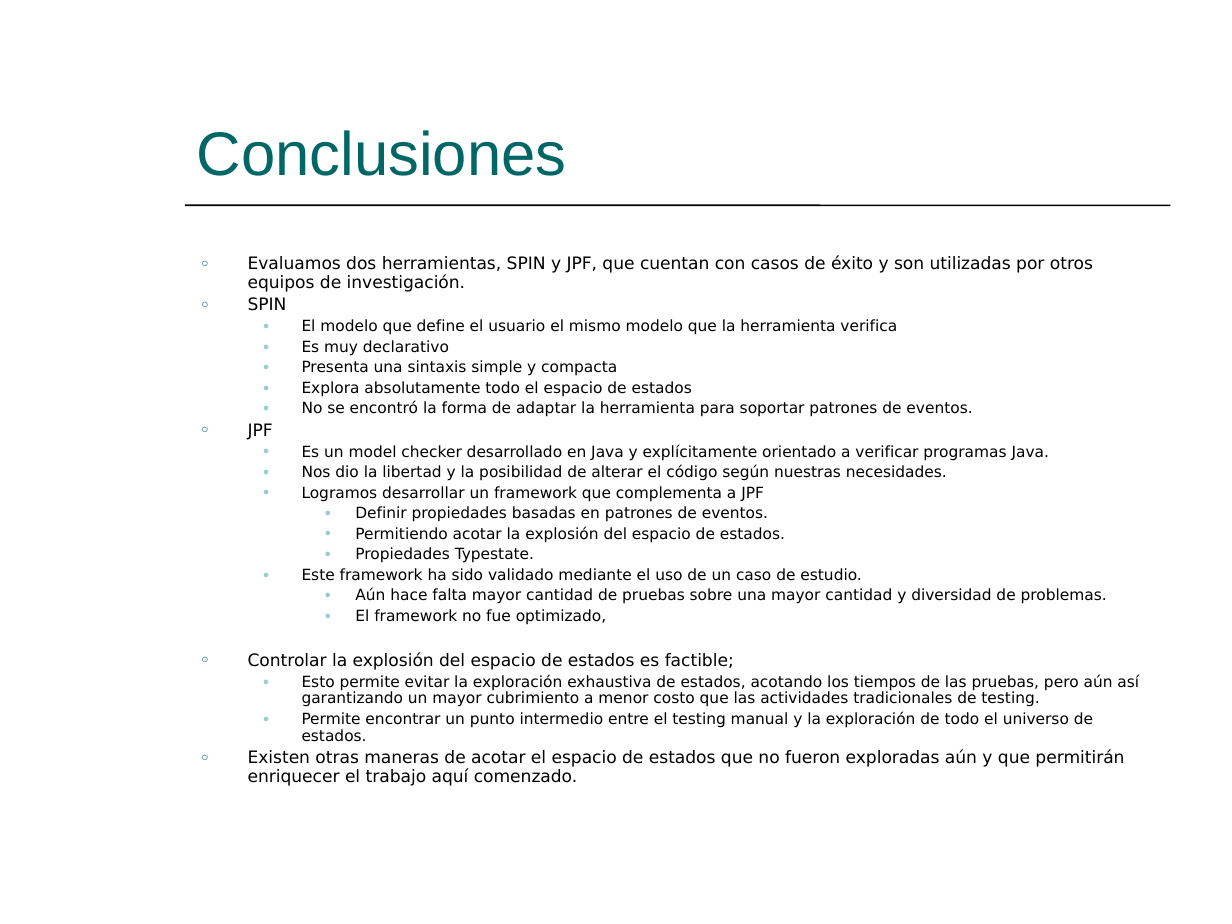
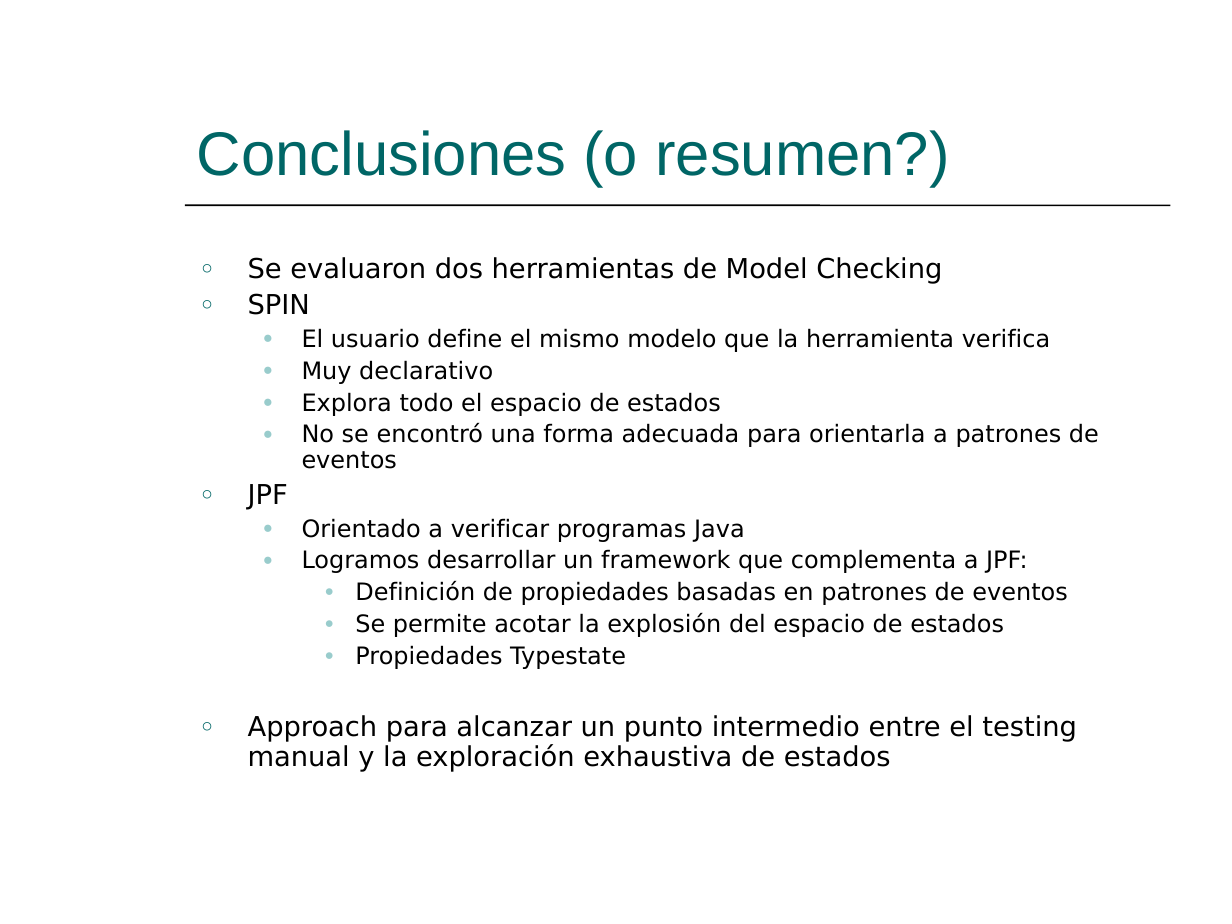
Before and after one commit to hugomelendez/tesis-jpf-2006, a slide deck: slide 45 of tesis-doc/Presentación.ppt (slide 44 before the commit). Drawn at 1232x924 pixels with LibreOffice and Linux fonts; fonts in the diff are those of the drawing. Boxes give left, top, right and bottom in pixels: in the first picture for what was removed or moved away, otherwise in the second. Text is boxed around its words. In the diff, an @@ line names an element or a change of style, - is before the commit and + after.

```diff
--- a/tesis-doc/Presentación.ppt
+++ b/tesis-doc/Presentación.ppt
@@ title at [197,130,949,187]: text changed @@
-Conclusiones
+Conclusiones (o resumen?)
@@ text at [248,257,942,284]: text changed; size 10 to 16 pt @@
-○ Evaluamos dos herramientas, SPIN y JPF, que cuentan con casos de éxito y son utilizadas por otros equipos de investigación.
+○ Se evaluaron dos herramientas de Model Checking
@@ text at [248,293,310,315]: size 10 to 16 pt in "SPIN", "JPF"; more space between paragraphs @@
@@ text at [302,328,1099,469]: text changed; size 9 to 14 pt @@
-  ● El modelo que define el usuario el mismo modelo que la herramienta verifica
-  ● Es muy declarativo
-  ● Presenta una sintaxis simple y compacta
-  ● Explora absolutamente todo el espacio de estados
-  ● No se encontró la forma de adaptar la herramienta para soportar patrones de eventos.
+  ● El usuario define el mismo modelo que la herramienta verifica
+  ● Muy declarativo
+  ● Explora todo el espacio de estados
+  ● No se encontró una forma adecuada para orientarla a patrones de eventos
@@ text at [248,518,1077,772]: text changed; size 9 to 14 pt @@
-  ● Es un model checker desarrollado en Java y explícitamente orientado a verificar programas Java.
-  ● Nos dio la libertad y la posibilidad de alterar el código según nuestras necesidades.
-  ● Logramos desarrollar un framework que complementa a JPF
-    ● Definir propiedades basadas en patrones de eventos.
-    ● Permitiendo acotar la explosión del espacio de estados.
-    ● Propiedades Typestate.
-  ● Este framework ha sido validado mediante el uso de un caso de estudio.
-    ● Aún hace falta mayor cantidad de pruebas sobre una mayor cantidad y diversidad de problemas.
-    ● El framework no fue optimizado,
-○ Controlar la explosión del espacio de estados es factible;
-  ● Esto permite evitar la exploración exhaustiva de estados, acotando los tiempos de las pruebas, pero aún así garantizando un mayor cubrimiento a menor costo que las actividades tradicionales de testing.
-  ● Permite encontrar un punto intermedio entre el testing manual y la exploración de todo el universo de estados.
-○ Existen otras maneras de acotar el espacio de estados que no fueron exploradas aún y que permitirán enriquecer el trabajo aquí comenzado.
+  ● Orientado a verificar programas Java
+  ● Logramos desarrollar un framework que complementa a JPF:
+    ● Definición de propiedades basadas en patrones de eventos
+    ● Se permite acotar la explosión del espacio de estados
+    ● Propiedades Typestate
+○ Approach para alcanzar un punto intermedio entre el testing manual y la exploración exhaustiva de estados
```
Also in this commit, not shown: 27 other slides changed, 2 slides added, 1 slide removed.
